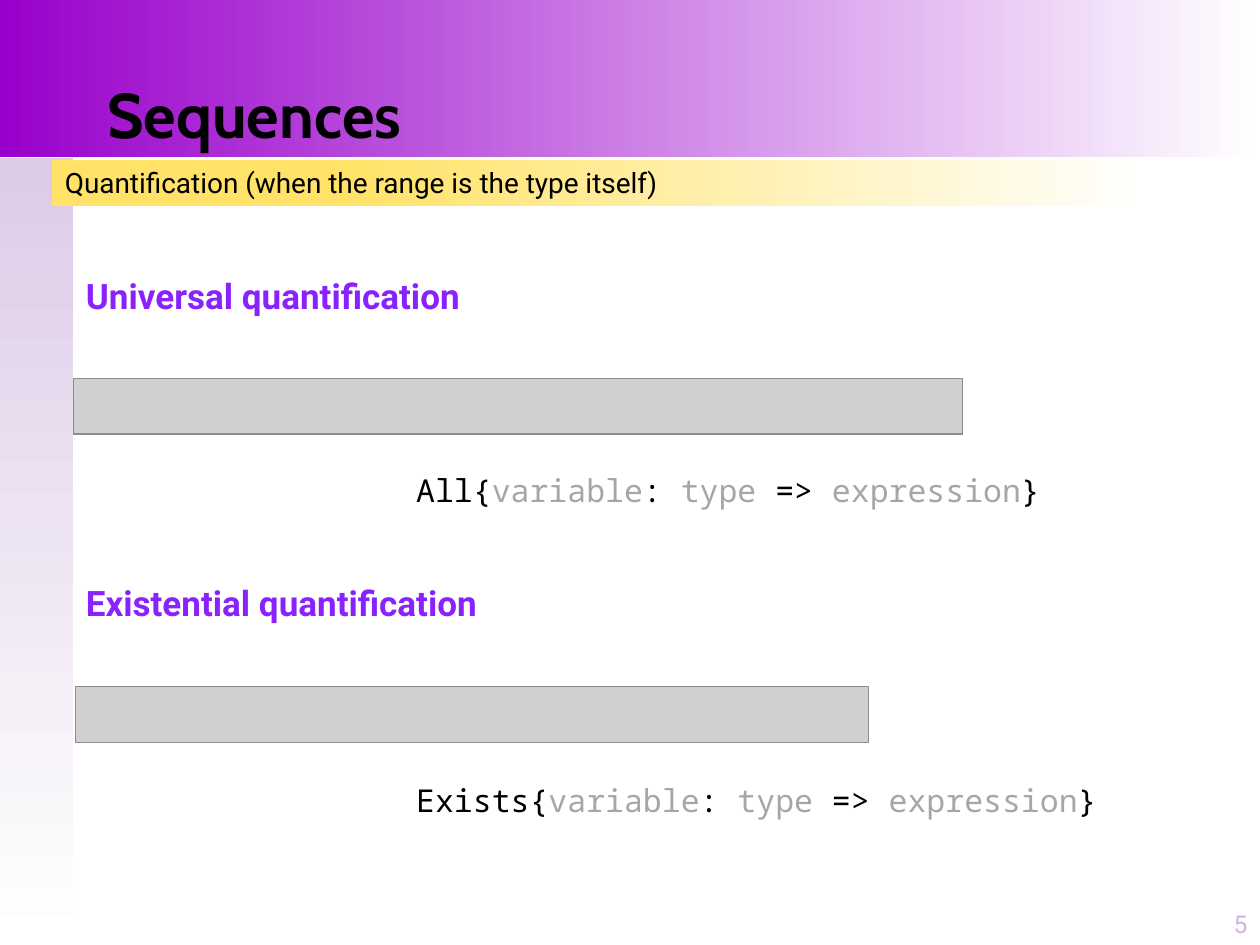
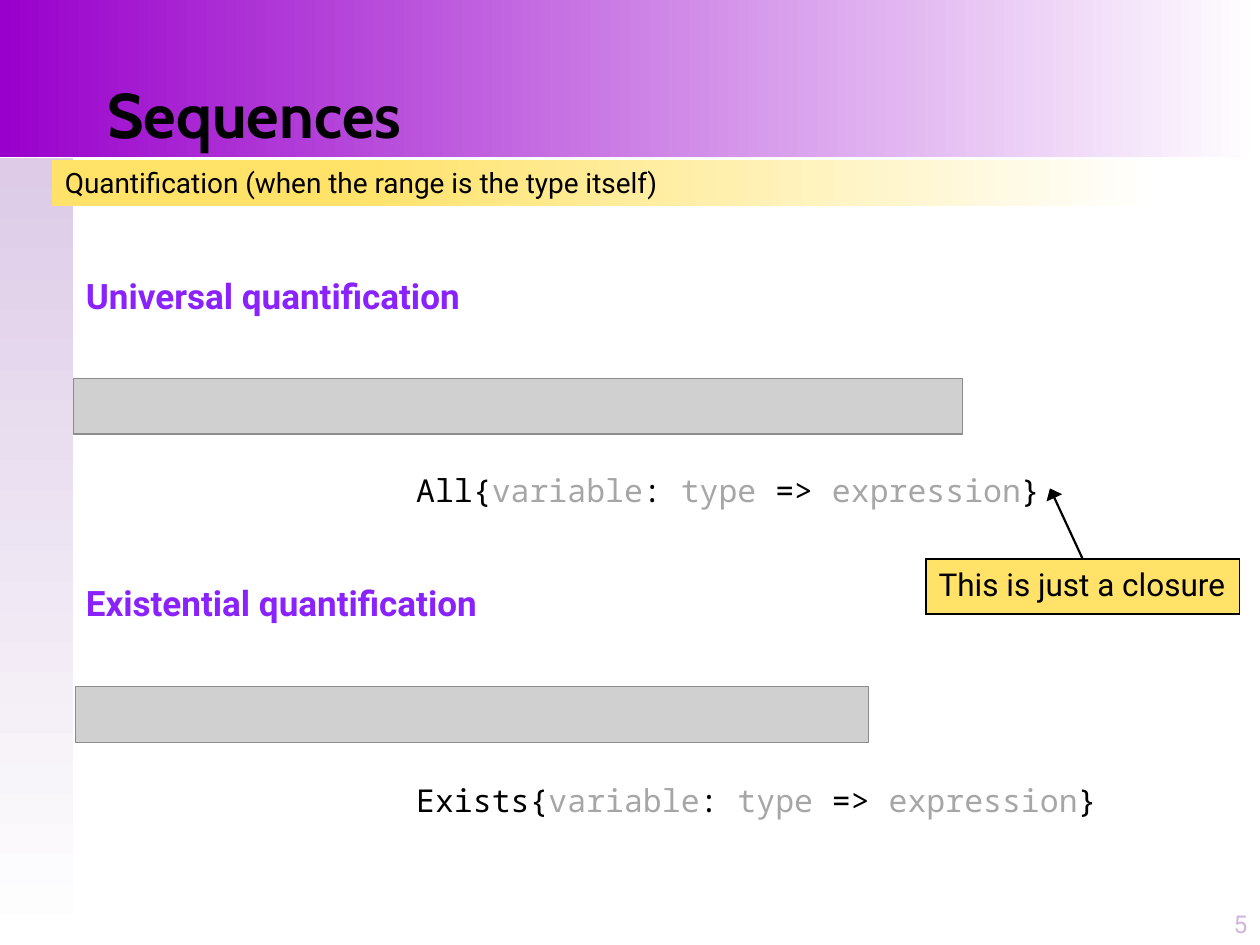
Before and after one commit to santoslab/stress24, a slide deck: slide 5 of slides/M-02-02-Sequences-Quantification.pptx. Drawn at 1260x945 pixels with LibreOffice and Linux fonts; fonts in the diff are those of the drawing; grey boxes stand for pictures. Boxes give left, top, right and bottom in pixels: in the first picture for what was removed or moved away, otherwise in the second. Text is boxed around its words. In the diff, an @@ line names an element or a change of style, - is before the commit and + after.

```diff
--- a/slides/M-02-02-Sequences-Quantification.pptx
+++ b/slides/M-02-02-Sequences-Quantification.pptx
@@ arrow added from (1082, 559) to (1050, 489), #000000 1.25 pt @@
@@ rectangle added at bbox=[926, 559, 1240, 615], fill #FFE267, outline #000000 0.75 pt, 18 pt, text #000000 @@
+This is just a closure
```
Also in this commit, not shown: 5 other slides changed, 2 other files.
